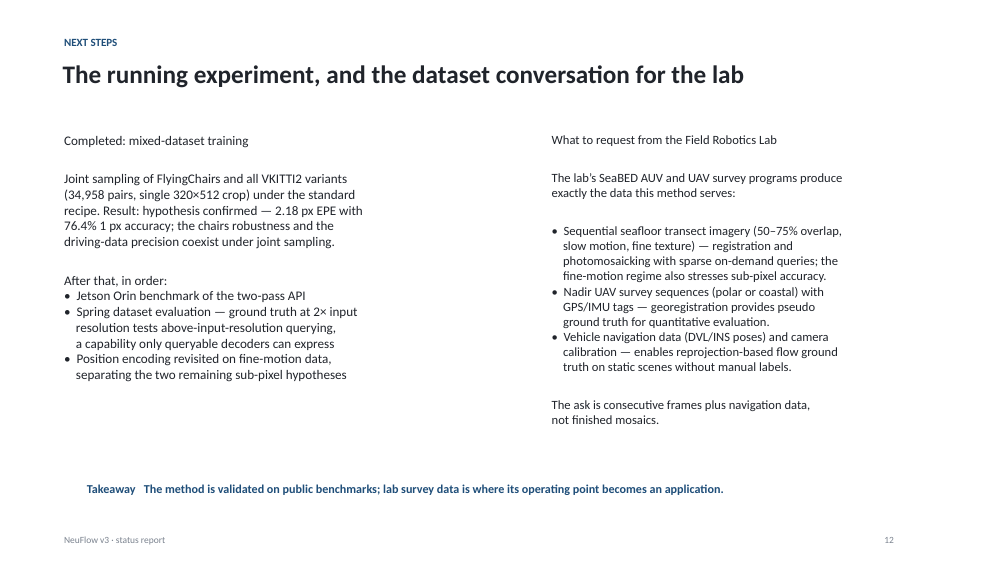
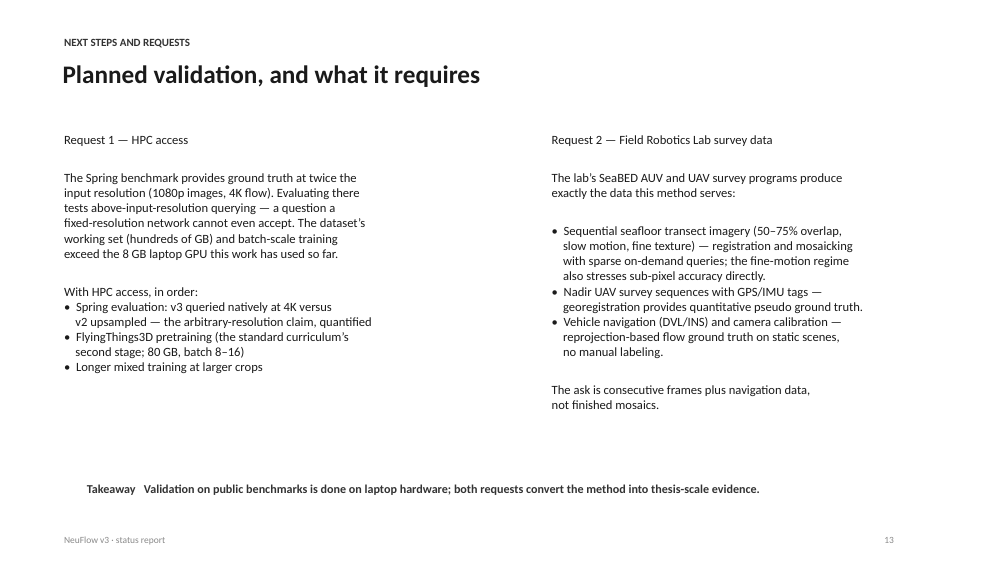
Before and after one commit to shrirag10/Neuflowv3, a slide deck: slide 13 of docs/NeuFlow_v3_status.pptx (slide 12 before the commit). Drawn at 1008x567 pixels with LibreOffice and Linux fonts; fonts in the diff are those of the drawing. Boxes give left, top, right and bottom in pixels: in the first picture for what was removed or moved away, otherwise in the second. Text is boxed around its words. In the diff, an @@ line names an element or a change of style, - is before the commit and + after.

Commit message:
Monochrome academic deck with flowcharts; GUI: region query window, video/YouTube, real-time motion detection, resources tab
- Deck (14 slides): monochromatic theme, native-shape pipeline flowcharts (inherited vs
  replaced), decoder-internals flowchart, mixed-stage picture slide, HPC/Spring request,
  sparse-vs-dense explained in plain terms
- GUI: drag-select region flow, local video + YouTube sources (yt-dlp), Space playback
  with ego-motion-compensated motion boxes from coarse flow (zero extra decode cost),
  System resources tab with live FPS/latency/GPU/VRAM/CPU/RAM sparklines
- Selftest: 26ms click, region window, motion box detected, 39 FPS playback

```diff
--- a/docs/NeuFlow_v3_status.pptx
+++ b/docs/NeuFlow_v3_status.pptx
@@ text at box(64, 39, 190, 48): text changed; text colour #1F4E79 to #333333 @@
-NEXT STEPS
+NEXT STEPS AND REQUESTS
@@ text at box(63, 65, 480, 87): text changed; text colour #20242B to #1A1A1A @@
-The running experiment, and the dataset conversation for the lab
+Planned validation, and what it requires
@@ text at box(64, 136, 372, 373): text changed; size 12.5 to 12 pt; text colour #20242B to #1A1A1A @@
-Completed: mixed-dataset training
-Joint sampling of FlyingChairs and all VKITTI2 variants
-(34,958 pairs, single 320×512 crop) under the standard
-recipe. Result: hypothesis confirmed — 2.18 px EPE with
-76.4% 1 px accuracy; the chairs robustness and the
-driving-data precision coexist under joint sampling.
-After that, in order:
-• Jetson Orin benchmark of the two-pass API
-• Spring dataset evaluation — ground truth at 2× input
-resolution tests above-input-resolution querying,
-a capability only queryable decoders can express
-• Position encoding revisited on fine-motion data,
-separating the two remaining sub-pixel hypotheses
+Request 1 — HPC access
+The Spring benchmark provides ground truth at twice the
+input resolution (1080p images, 4K flow). Evaluating there
+tests above-input-resolution querying — a question a
+fixed-resolution network cannot even accept. The dataset’s
+working set (hundreds of GB) and batch-scale training
+exceed the 8 GB laptop GPU this work has used so far.
+With HPC access, in order:
+• Spring evaluation: v3 queried natively at 4K versus
+v2 upsampled — the arbitrary-resolution claim, quantified
+• FlyingThings3D pretraining (the standard curriculum’s
+second stage; 80 GB, batch 8–16)
+• Longer mixed training at larger crops
@@ text at box(552, 135, 773, 146): text changed; text colour #20242B to #1A1A1A @@
-What to request from the Field Robotics Lab
+Request 2 — Field Robotics Lab survey data
@@ text at box(552, 173, 842, 409): text colour #20242B to #1A1A1A in "The lab’s SeaBED AUV and UAV survey ...", "exactly the data this method serves:", "• Sequential seafloor transect imagery (50–75% overlap,", "The ask is consecutive frames plus navigation ..." and 1 more places @@
@@ text at box(563, 241, 863, 358): text changed; text colour #20242B to #1A1A1A @@
-slow motion, fine texture) — registration and
-photomosaicking with sparse on-demand queries; the
-fine-motion regime also stresses sub-pixel accuracy.
-• Nadir UAV survey sequences (polar or coastal) with
-GPS/IMU tags — georegistration provides pseudo
-ground truth for quantitative evaluation.
-• Vehicle navigation data (DVL/INS poses) and camera
-calibration — enables reprojection-based flow ground
-truth on static scenes without manual labels.
+slow motion, fine texture) — registration and mosaicking
+with sparse on-demand queries; the fine-motion regime
+also stresses sub-pixel accuracy directly.
+• Nadir UAV survey sequences with GPS/IMU tags —
+georegistration provides quantitative pseudo ground truth.
+• Vehicle navigation (DVL/INS) and camera calibration —
+reprojection-based flow ground truth on static scenes,
+no manual labeling.
@@ text at box(87, 484, 760, 495): text changed; text colour #1F4E79 to #333333 @@
-Takeaway The method is validated on public benchmarks; lab survey data is where its operating point becomes an application.
+Takeaway Validation on public benchmarks is done on laptop hardware; both requests convert the method into thesis-scale evidence.
```
Also in this commit, not shown: 11 other slides changed, 2 slides added, 1 slide removed, 8 other files.
